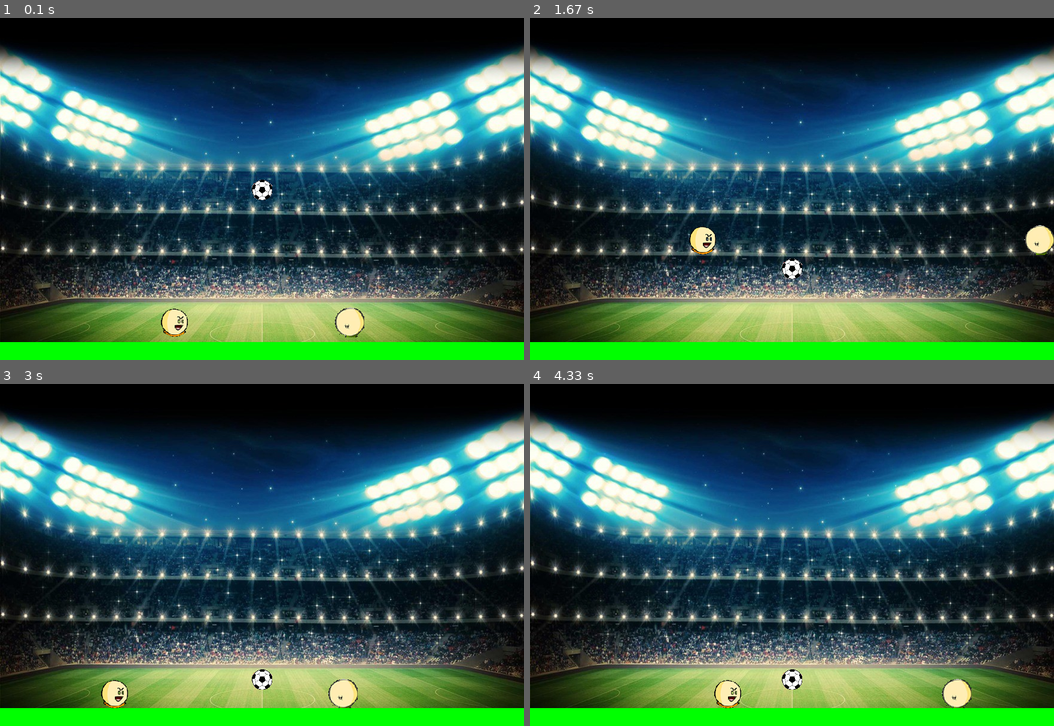
Above: before the commit, frames 1-4 (two rows, left to right).
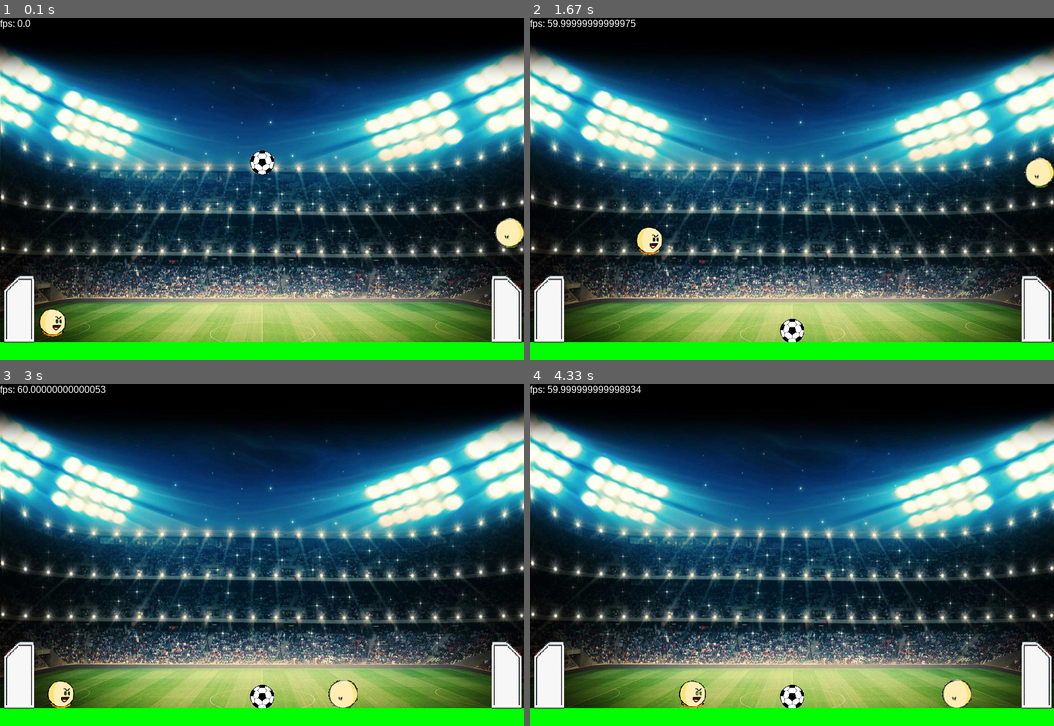
Above: after the commit, the same moments.

Repository: pedrooa/Projeto-Final
Game: pygame game, started from jogo_vetor_GabrielLigeiro.py
Two runs of this game, one before a commit and one after it. Both use one fixed random seed, a clock stepped at 60 frames per second and the inputs below.
Inputs:
- Up to frame 1 (0.1 s): no input
- Up to frame 2 (1.67 s): hold A 0.33-0.8 s; hold Right 0.33-0.8 s; hold Right 0.83-1.3 s; hold D 0.83-1.3 s; hold Up 1.33-1.63 s; hold W 1.33-1.63 s
- Up to frame 3 (3 s): hold Right 1.67-2.13 s; hold D 1.67-2.13 s; hold Left 2.17-2.7 s; hold A 2.17-2.7 s; hold Left from 2.73 s (still down); hold A from 2.73 s (still down)
- Up to frame 4 (4.33 s): release Left at 3.13 s; release A at 3.13 s; hold Up 3.17-3.53 s; hold W 3.17-3.53 s; hold Right 3.57-4.2 s; hold D 3.57-4.2 s; hold Left from 4.23 s (still down); hold A from 4.23 s (still down)

The runs differ from the first frame. In frame 1, 4.0% of the frame differs, in the area x 0-100%, y 0-95%; in frame 2, 4.1%; in frame 3, 3.5%; in frame 4, 3.5%.

Commit message:
gol feito com fisica funcionando! vou implementar score!

Diff:
--- a/jogo_vetor_GabrielLigeiro.py
+++ b/jogo_vetor_GabrielLigeiro.py
@@ -1,6 +1,5 @@
 # Pygame template - skeleton for a new pygame project
 import pygame
-import math
 from os import path
 vetor = pygame.math.Vector2
 
@@ -14,111 +13,85 @@
 GREEN = (0, 255, 0)
 BLUE = (0, 0, 255)
 
-#configuracoes jogador
+#setting para a movimentacao com vetor
 aceleração_maxima = 0.9
 atrito = -0.12
 gravidade = 0.7
-
-#configuracoes bola
-arrasto = 0.999
-elasticidade = 0.75
-gravidade_bola = 0.2
-atrito_bola = - 0.10
+class Trave_1(pygame.sprite.Sprite):
+    def __init__(self):
+        pygame.sprite.Sprite.__init__(self)
+        self.image = pygame.transform.scale(trave_1, (60,120))
+        self.image.set_colorkey(RED)
+        self.rect = self.image.get_rect()
+        self.rect.x = 2
+        self.rect.y = HEIGHT - 145
+
+class Trave_2(pygame.sprite.Sprite):
+    def __init__(self):
+        pygame.sprite.Sprite.__init__(self)
+        self.image = pygame.transform.scale(trave_2, (60,120))
+        self.image.set_colorkey(RED)
+        self.rect = self.image.get_rect()
+
+        self.rect.x = WIDTH - 60
+        self.rect.y = HEIGHT - 145
 
 class Bola(pygame.sprite.Sprite):
-    def __init__(self,x,y,raio):
-        pygame.sprite.Sprite.__init__(self)
-        self.image = pygame.transform.scale(SoccerBall, (34,34))
+    def __init__(self):
+        pygame.sprite.Sprite.__init__(self)
+        self.image = pygame.transform.scale(SoccerBall, (40,40))
         self.image.set_colorkey(RED)
         self.rect = self.image.get_rect()
-        self.radius = int(raio)
-        self.rect.centerx = x
-        self.rect.centery = y
-        self.pos = vetor(x,self.rect.centery)
-        self.vel = vetor(0,0)
-        self.acc = vetor(0,0)
-
-    def update(self):
-        self.acc = vetor(0,0.1)
-        self.quicar()
-        self.vel*= arrasto
-        self.vel += self.acc
-        self.pos += self.vel
-
-        self.rect.center = self.pos
-
-    #Bola quica na tela
-    def quicar(self):
-        if self.pos.x > WIDTH - self.radius:
-            self.pos.x = 2*(WIDTH - self.radius) - self.pos.x
-            self.vel.x = -self.vel.x
-            self.vel*= elasticidade
-
-        elif self.pos.x < self.radius:
-            self.pos.x = 2*self.radius - self.pos.x
-            self.vel.x = -self.vel.x
-            self.vel*=elasticidade
-
-        if self.pos.y > HEIGHT-30 - self.radius:
-            self.pos.y = 2*(HEIGHT-30 - self.radius) - self.pos.y
-            self.vel.y = -self.vel.y
-            self.vel*=elasticidade
-
-        elif self.pos.y < self.radius:
-            self.pos.y = 2*self.radius - self.pos.y
-            self.vel.y = -self.vel.y
-            self.vel*=elasticidade
-
-    def collide(self,other):
-        dx = self.rect.x - other.rect.x
-        dy = self.rect.y - other.rect.y
-
-        tangent = math.atan2(dy,dx)
-        newvel = self.vel
-        newvel = newvel.rotate(-tangent)
-        newvel.x = -newvel.x
-        newvel.y = -newvel.y
-        self.vel = newvel*elasticidade
-        self.vel += 2*other.vel*elasticidade
-        self.vel.rotate(tangent)
-
-class Jogador(pygame.sprite.Sprite):
-    def __init__(self,x,imagem,teclas):
-        pygame.sprite.Sprite.__init__(self)
-        self.image = pygame.transform.scale(imagem, (50, 50))
-        self.image.set_colorkey(BLACK)
-        self.rect = self.image.get_rect()
-        self.radius = 24
-       #pygame.draw.circle(self.image, RED, self.rect.center, self.radius)
-        self.rect.center = (x, HEIGHT - 50)
-        self.pos = vetor(x, self.rect.centery)
+        self.radius = 19
+        self.rect.center = (WIDTH / 2, 250)
+        self.pos = vetor(WIDTH / 2, 250)
         self.vel = vetor(0, 0)
         self.acc = vetor(0, 0)
-        self.teclas = teclas
+
+    def update(self):
+        self.acc = vetor(0, gravidade)
+
+        self.vel += self.acc
+        self.pos += self.vel + 0.5 *self.acc
+
+        #Final da tela
+        if self.pos.x + 25 > WIDTH:
+            self.pos.x = WIDTH - 25
+        if self.pos.x - 25 < 0:
+            self.pos.x =  25
+        self.rect.midbottom = self.pos
+
+class Player1(pygame.sprite.Sprite):
+    def __init__(self):
+        pygame.sprite.Sprite.__init__(self)
+        self.image = pygame.transform.scale(player1_img, (50, 50))
+        self.image.set_colorkey(BLACK)
+        self.rect = self.image.get_rect()
+       # self.radius = 24
+       # pygame.draw.circle(self.image, RED, self.rect.center, self.radius)
+        self.rect.center = (WIDTH /10, HEIGHT - 50)
+        self.pos = vetor(WIDTH / 10, HEIGHT-50)
+        self.vel = vetor(0, 0)
+        self.acc = vetor(0, 0)
 
     def jump(self):
-        self.rect.y += 1
+        self.rect.x += 1
         hits = pygame.sprite.spritecollide(self, plataformas, False)
-        self.rect.y -= 1
-        if hits:
+        bateu_trave1 = pygame.sprite.spritecollide(player1, trave_1_group, False)
+        bateu_trave2 = pygame.sprite.spritecollide(player2, trave_2_group, False)
+        self.rect.x -= 1
+        if hits or bateu_trave1 or bateu_trave2:
             self.vel.y = -15
-
 
 
     def update(self):
         self.acc = vetor(0, gravidade)
         keystate = pygame.key.get_pressed()
-        if self.teclas == 0:
-            if keystate[pygame.K_a]:
-                self.acc.x = -aceleração_maxima
-            if keystate[pygame.K_d]:
-                self.acc.x = aceleração_maxima
-        elif self.teclas ==1:
-
-            if keystate[pygame.K_LEFT]:
-                self.acc.x = -aceleração_maxima
-            if keystate[pygame.K_RIGHT]:
-                self.acc.x = aceleração_maxima
+        if keystate[pygame.K_a]:
+            self.acc.x = -aceleração_maxima
+        if keystate[pygame.K_d]:
+            self.acc.x = aceleração_maxima
+
 
 
        #aplicando atrito
@@ -133,14 +106,57 @@
         if self.pos.x - 25 < 0:
             self.pos.x =  25
         self.rect.midbottom = self.pos
-        self.mask = pygame.mask.from_surface(self.image)
-
+
+class Player2(pygame.sprite.Sprite):
+    def __init__(self):
+        pygame.sprite.Sprite.__init__(self)
+        self.image = pygame.transform.scale(player2_img, (50, 50))
+        self.image.set_colorkey(BLACK)
+        self.rect = self.image.get_rect()
+       #self.radius = 24 #melhora no espaco fisico do jogador
+        #pygame.draw.circle(self.image, RED, self.rect.center, self.radius) #para ver como o raio do jogador esta
+        self.rect.center = (WIDTH * 10/10, HEIGHT - 200)
+        self.pos = vetor(WIDTH * 10/10, HEIGHT-200)
+        self.vel = vetor(0, 0)
+        self.acc = vetor(0, 0)
+
+    def jump(self):
+        self.rect.x += 1
+        hits = pygame.sprite.spritecollide(self, plataformas, False)
+        bateu_trave1 = pygame.sprite.spritecollide(player1, trave_1_group, False)
+        bateu_trave2 = pygame.sprite.spritecollide(player2, trave_2_group, False)
+        self.rect.x -= 1
+        if hits or bateu_trave1 or bateu_trave2:
+            self.vel.y = -15
+
+
+    def update(self):
+        self.acc = vetor(0, gravidade)
+        keystate = pygame.key.get_pressed()
+        if keystate[pygame.K_LEFT]:
+            self.acc.x = -aceleração_maxima
+        if keystate[pygame.K_RIGHT]:
+            self.acc.x = aceleração_maxima
+
+
+
+      #aplicando atrito
+        self.acc.x += self.vel.x *  atrito
+        #equacao de movimento
+        self.vel += self.acc
+        self.pos += self.vel + 0.5 *self.acc
+
+        #bater na parede
+        if self.pos.x + 25 > WIDTH:
+            self.pos.x = WIDTH - 25
+        if self.pos.x - 25 < 0:
+            self.pos.x =  25
+        self.rect.midbottom = self.pos
 class Campo(pygame.sprite.Sprite):
     def __init__(self, x , y, w, h):
         pygame.sprite.Sprite.__init__(self)
         self.image = pygame.Surface((w,h))
         self.image.fill(GREEN)
-        self.rect = self.image.get_rect()
         self.rect = self.image.get_rect()
         self.rect.x = x
         self.rect.y = y
@@ -150,7 +166,7 @@
 screen = pygame.display.set_mode((WIDTH, HEIGHT))
 pygame.display.set_caption("Head Soccer pre-pre-pre-Alpha")
 clock = pygame.time.Clock()
-
+font = pygame.font.SysFont("Arial", 16)
 #carregando Imagens
 
 game_folder = path.dirname(__file__)
@@ -160,29 +176,35 @@
 player1_img = pygame.image.load(path.join(img_folder, "cabeca1.png")).convert()
 player2_img = pygame.image.load(path.join(img_folder, "cabeca2.png")).convert()
 SoccerBall = pygame.image.load(path.join(img_folder, "SoccerBall.png")).convert()
-
+trave_1 = pygame.image.load(path.join(img_folder, "trave_1.png")).convert()
+trave_2 = pygame.image.load(path.join(img_folder, "trave_2.png")).convert()
 #Sprites
 all_sprites = pygame.sprite.Group()
 plataformas = pygame.sprite.Group()
 player2_group = pygame.sprite.Group()
 player1_group = pygame.sprite.Group()
-todos_jogadores = pygame.sprite.Group()
-
-bola = Bola(WIDTH/2,HEIGHT/2,17)
-player1 = Jogador(WIDTH*1/3,player1_img,0)
-player2 = Jogador(WIDTH*2/3,player2_img,1)
+trave_1_group = pygame.sprite.Group()
+trave_2_group = pygame.sprite.Group()
+
+bola = Bola()
+player1 = Player1()
+player2 = Player2()
+trave1 = Trave_1()
+trave2 = Trave_2()
 campo_futebol = Campo(0,HEIGHT - 30,WIDTH,30)
 
-#Adiciona os sprites
-all_sprites.add(player1)
+all_sprites.add(player1) #ADD Sprites
 all_sprites.add(player2)
 all_sprites.add(bola)
 all_sprites.add(campo_futebol)
+all_sprites.add(trave1)
+all_sprites.add(trave2)
 plataformas.add(campo_futebol)
 player2_group.add(player2)
 player1_group.add(player1)
-todos_jogadores.add(player1)
-todos_jogadores.add(player2)
+trave_1_group.add(trave1)
+trave_2_group.add(trave2)
+
 # Game loop
 running = True
 while running:
@@ -200,21 +222,25 @@
                 player2.jump()
     # Update
     all_sprites.update()
-
-    #colisao entre jogadores e o campo
+        #colisao dentro entre jogador campo
     bateu = pygame.sprite.spritecollide(player1, plataformas, False)
     bateu_2 = pygame.sprite.spritecollide(player2, plataformas, False)
-
+    bateu_bola = pygame.sprite.spritecollide(bola, plataformas, False)
     #colisao entre players
     bateu_player1_2 = pygame.sprite.spritecollide(player1, player2_group, False)
     bateu_player2_1 = pygame.sprite.spritecollide(player2, player1_group, False)
+    bateu_trave1 = pygame.sprite.spritecollide(player1, trave_1_group, False)
+    bateu_trave2 = pygame.sprite.spritecollide(player2, trave_2_group, False)
     if bateu:
-        player1.pos.y = bateu[0].rect.top
+        player1.pos.y = bateu[0].rect.top + 1
         player1.vel.y = 0
 
     if bateu_2:
-        player2.pos.y = bateu_2[0].rect.top
+        player2.pos.y = bateu_2[0].rect.top + 1
         player2.vel.y = 0
+    if bateu_bola:
+        bola.pos.y = campo_futebol.rect.top
+        bola.vel.y = 0
     if bateu_player1_2 and bateu_player2_1:
         player1.vel.x = 0
         player2.vel.x = 0
@@ -227,15 +253,35 @@
         elif player1.pos.x < player2.pos.x:
             player2.pos.x  = bateu_player1_2[0].rect.right - 40
             player1.pos.x  = bateu_player2_1[0].rect.left + 40
-
-    #Colisao da bola com os jogadores
-    colisao = pygame.sprite.spritecollide(bola,todos_jogadores,False,pygame.sprite.collide_circle)
-    if colisao:
-        bola.collide(colisao[0])
+        if player1.pos.y < player2.pos.y:
+            player1.pos.y = player2.rect.top + 2
+            player1.vel.y = 0
+            print("cima")
+    if bateu_trave1:
+        screen.blit(font.render("Goooooooooooooooool!!!!!!!!!!", 1, WHITE), (0,0))
+        #print("gol")
+        if player1.pos.y -  10 <= trave1.rect.top and player1.vel.y  > 0:
+            player1.pos.y = trave1.rect.top + 2
+            player1.vel.y = 0
+        if player1.pos.y - 60 <= trave1.rect.top:
+            player1.vel.y = 0
+            player1.vel.y = 5
+    if bateu_trave2:
+        screen.blit(font.render("Goooooooooooooooool!!!!!!!!!!", 1, WHITE), (0,0))
+        #print("gol")
+        if player2.pos.y -  10 <= trave2.rect.top and player2.vel.y  > 0:
+            player2.pos.y = trave2.rect.top + 2
+            player2.vel.y = 0
+        if player2.pos.y - 60 <= trave2.rect.top:
+            player2.vel.y = 0
+            player2.vel.y = 5
+
 
     # Draw / render
     screen.fill(BLACK)
     screen.blit(background, background_rect)
+    # Info and flip screen
+    screen.blit(font.render("fps: " + str(clock.get_fps()), 1, WHITE), (0,0))
     all_sprites.draw(screen) #rodando os sprites
     #pygame.draw.rect(screen, GREEN, [0,HEIGHT - 30,WIDTH,30])
     # *after* drawing everything, flip the display
